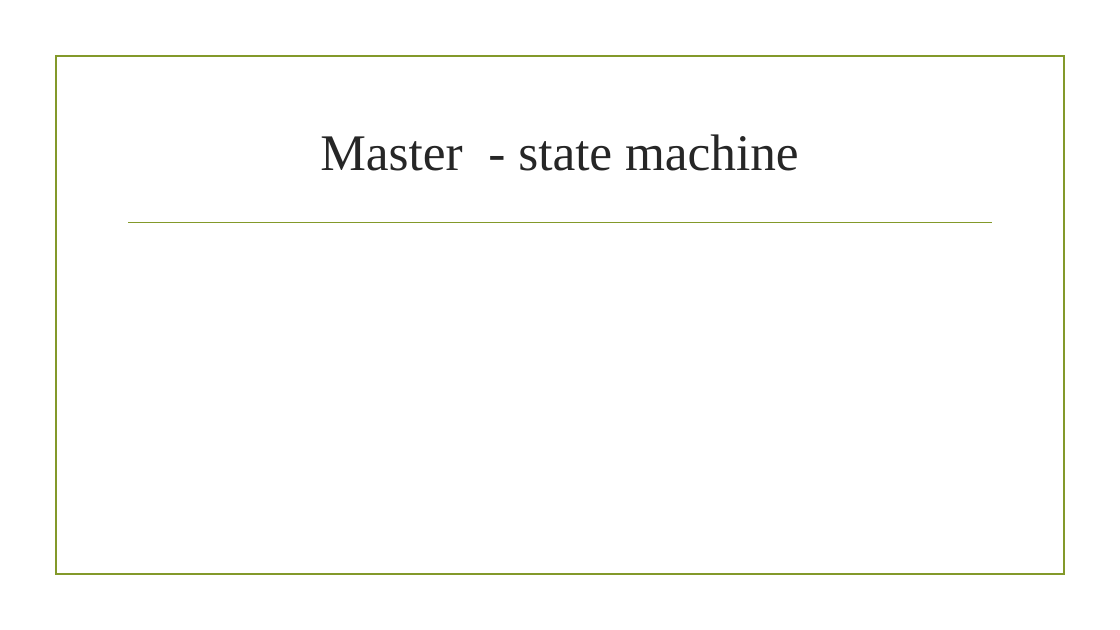
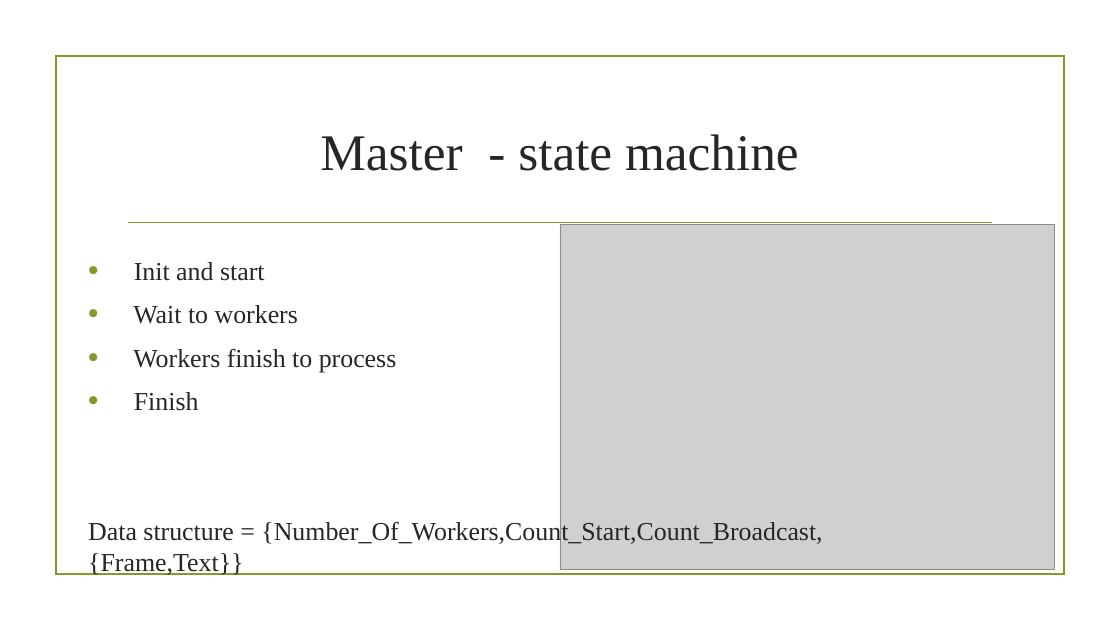
Before and after one commit to yanir26/Parallel-and-distributed-processing-of-big-data, a slide deck: slide 8 of Final presentation.pptx (slide 7 before the commit). Drawn at 1120x630 pixels with LibreOffice and Linux fonts; fonts in the diff are those of the drawing; grey boxes stand for pictures; background and template pictures are left out. Boxes give left, top, right and bottom in pixels: in the first picture for what was removed or moved away, otherwise in the second. Text is boxed around its words. In the diff, an @@ line names an element or a change of style, - is before the commit and + after.

```diff
--- a/Final presentation.pptx
+++ b/Final presentation.pptx
@@ picture added at [560, 225, 1054, 570] @@
@@ text added at [88, 262, 822, 575], 22.2 pt, text #262626 @@
+• Init and start
+• Wait to workers
+• Workers finish to process
+• Finish
+Data structure = {Number_Of_Workers,Count_Start,Count_Broadcast,{Frame,Text}}
```
Also in this commit, not shown: 1 slide added.
